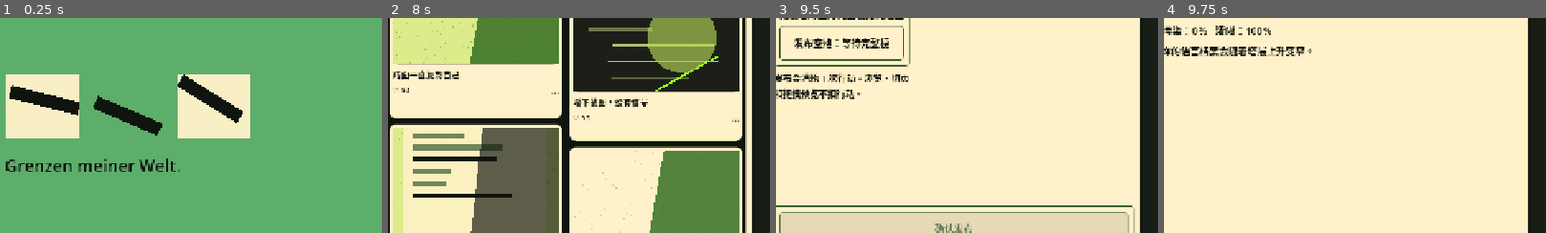
Above: before the commit, frames 1-4 (left to right).
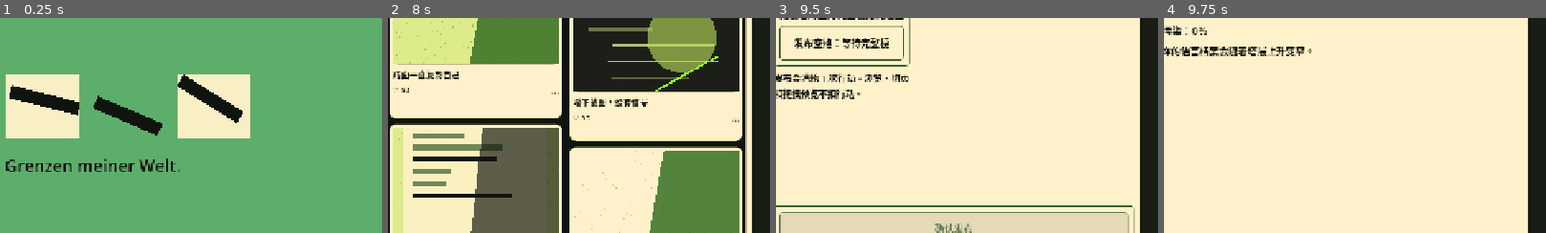
Above: after the commit, the same moments.

Repository: zhangyangdi233-sudo/memes-minigame
Game: Godot game, scene res://scenes/babel_meme_game.tscn
Two runs of this game, one before a commit and one after it. Both use one fixed random seed, a clock stepped at 60 frames per second and the inputs below.
Inputs (mouse positions are % of the whole screen's width and height, from its top left):
- Up to frame 1 (0.25 s): no input
- Up to frame 2 (8 s): click "开始游戏" at 0.5 s; click (6, 15) at 1.25 s; click (6, 31) at 2 s; click (6, 47) at 2.75 s; click "放下手机" at 3.5 s; click "PHONE 打开" at 4.25 s; click "发现" at 5 s; click "塔下" at 5.75 s; click "‹" at 6.5 s; click "首页" at 7.25 s
- Up to frame 3 (9.5 s): click "发布" at 8 s; click "发布空格：等待完整梗" at 8.75 s
- Up to frame 4 (9.75 s): click "我的" at 9.5 s
The pictures show only the part of the screen within x 50-100%, y 32-82%; the shares and areas given below are measured in that part.

Frames 1-3 are identical in both runs. In frame 4, 0.3% of the frame differs, in the area x 13-28%, y 3-9%.

Commit message:
Simplify social profile stats

Diff:
--- a/scripts/babel_meme_game.gd
+++ b/scripts/babel_meme_game.gd
@@ -1725,7 +1725,7 @@
 	parent.add_child(profile_page)
 	profile_page.add_child(_label("我的", 22, _theme_color("accent")))
 	profile_page.add_child(_label("已合成梗：%d" % game.completed_memes.size(), 17, _theme_color("ink")))
-	profile_page.add_child(_label("污染：%d%%   清晰：%d%%" % [game.pollution, game.clarity], 17, _theme_color("ink")))
+	profile_page.add_child(_label("污染：%d%%" % game.pollution, 17, _theme_color("ink")))
 	var note := _label("你的语言档案会随着塔层上升变窄。", 16, _theme_color("accent"))
 	note.autowrap_mode = TextServer.AUTOWRAP_WORD_SMART
 	profile_page.add_child(note)
--- a/tests/test_main_scene.gd
+++ b/tests/test_main_scene.gd
@@ -658,6 +658,9 @@
 				mine_nav_after_home.pressed.emit()
 			var profile_page_after_nav := _find_node_by_name(root, "SocialProfilePage") as VBoxContainer
 			_assert_true(profile_page_after_nav != null, "profile nav should open a dedicated profile page")
+			if profile_page_after_nav != null:
+				_assert_true(_has_text(profile_page_after_nav, "污染："), "profile page should keep pollution visible as the core language-health stat")
+				_assert_true(not _has_text(profile_page_after_nav, "清晰"), "profile page should not restore the removed clarity stat")
 			var home_nav_after_profile := _find_node_by_name(root, "SocialNavHome") as Button
 			if home_nav_after_profile != null:
 				home_nav_after_profile.pressed.emit()
